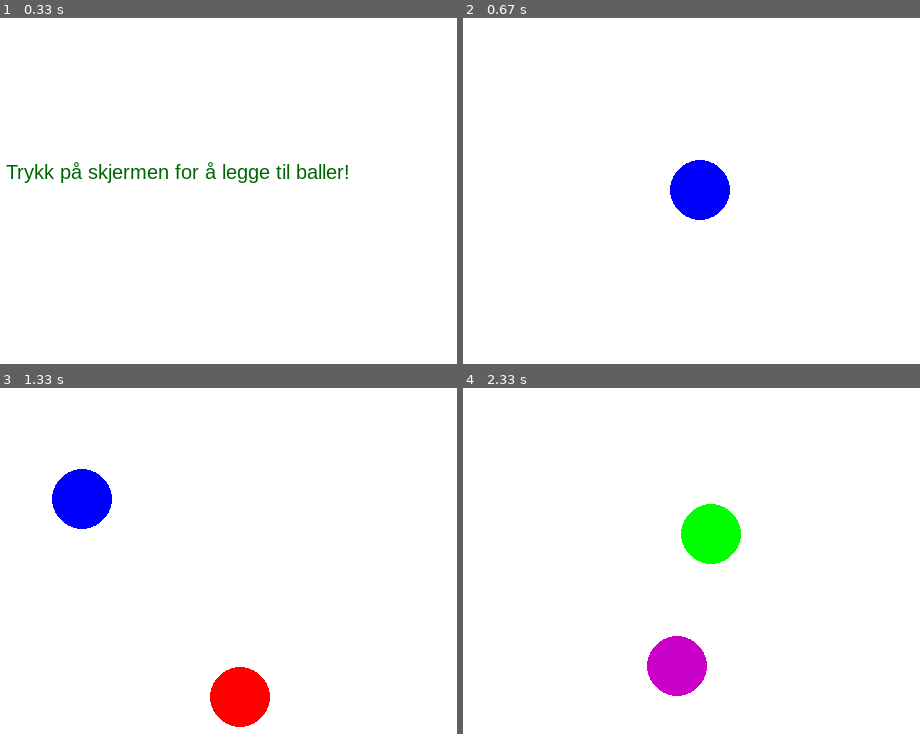
Above: before the commit, frames 1-4 (two rows, left to right).
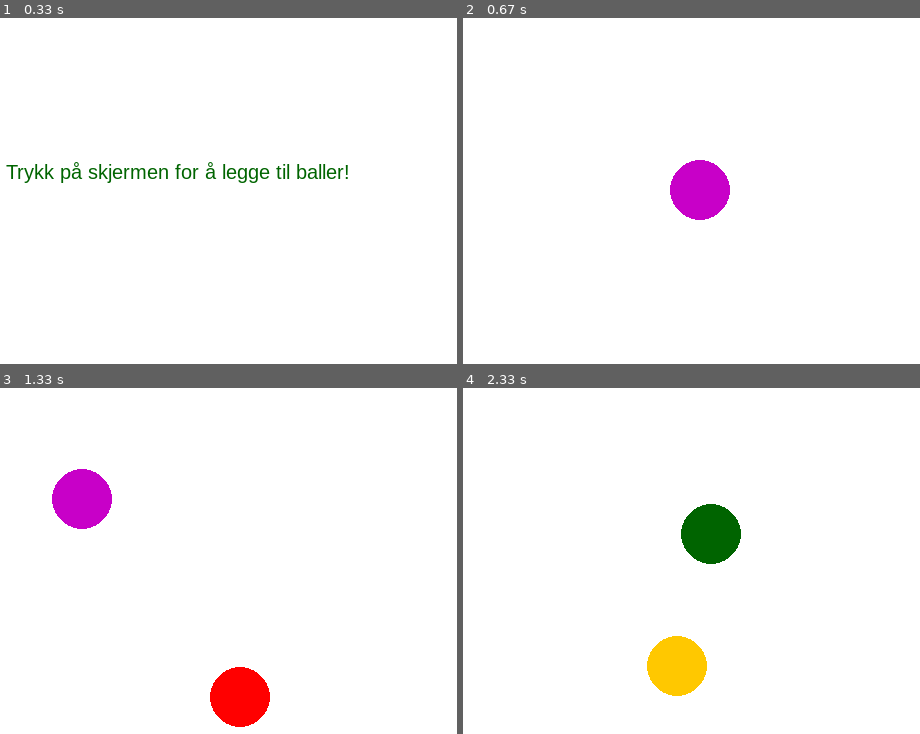
Above: after the commit, the same moments.

Repository: rasmusgraver/IT2_pensum_2025
Game: pygame game, started from Kap 4 PyGame/6 mouse getPos.py
Same seed, same stepped clock (60 frames per second), same inputs: the game is played once before the commit and once after it.
Inputs (mouse positions are in pixels of both pictures, inside the frame that each line leads up to):
- Up to frame 1 (0.33 s): no input
- Up to frame 2 (0.67 s): click (700, 159) at 0.38 s
- Up to frame 3 (1.33 s): click (242, 557) at 0.72 s; click (82, 467) at 1.05 s
- Up to frame 4 (2.33 s): click (883, 675) at 1.38 s; click (709, 394) at 1.72 s; click (677, 637) at 2.05 s

Frame 1 is identical in both runs. In frame 2, 1.8% of the frame differs, in the area x 45-59%, y 41-59%; in frame 3, 1.8%; in frame 4, 3.5%, in the area x 40-61%, y 33-90%.

Commit message:
Update constants.py

Diff:
--- a/Kap 4 PyGame/constants.py
+++ b/Kap 4 PyGame/constants.py
@@ -1,14 +1,15 @@
 WHITE = (255, 255, 255)
 BLACK = (0,0,0)
 RED = (255, 0, 0)
-GREEN = (0, 255, 0)
+GREEN = (0, 225, 0)
 GREEN_DARK = (0, 100, 0)
 BLUE = (0, 0, 255)
 PURPLE = (200,0,200)
 ORANGE = (255,200,0)
+YELLOW = (230,220,0)
 
-# Liste med alle fargene
-FARGER = [RED, GREEN, GREEN_DARK, BLUE, PURPLE, ORANGE]
+# Liste med alle fargene (uten hvit og svart)
+FARGER = [RED, GREEN, GREEN_DARK, BLUE, PURPLE, ORANGE, YELLOW]
 
 VINDU_BREDDE = 503
 VINDU_HOYDE = 407
